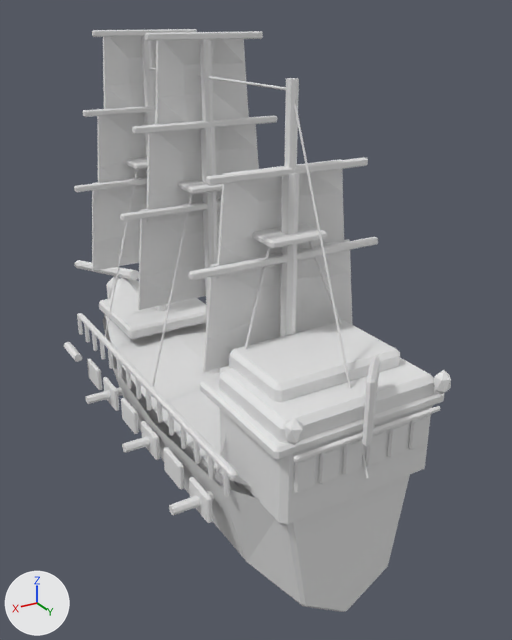
The Blender file ArtSource/Models/Blender/ShipsV03/player_tier_5_v03.blend, before and after one commit.
The view is the same before and after, from a camera (50 mm lens) standing at (2.25, 4.39, 3.06) and looking at (-0.48, -0.18, 0.78). Every picture has the same lights, and +X, +Y and +Z are marked at lower left. The picture after the commit comes second.

In view in the first picture: 'Bowsprit_Main', 'Sail_1_1', 'Sail_1_3', 'Sail_2_1', 'Sail_2_2', 'Sail_2_3', 'Sail_3_1', 'Sail_3_2', 'Stern_Gallery_Window_1', 'Stern_Gallery_Window_2', 'Stern_Gallery_Window_3', 'Stern_Gallery_Window_4', 'Stern_Gallery_Window_5', 'Stern_Gallery_Window_6', 'Stern_GreatCabin', 'Stern_Lantern_-1', 'Stern_Lantern_1', 'Stern_Quarterdeck', 'Tier_5_Lofted_Deck', 'Tier_5_Lofted_Hull', 'Upper_Stern_Castle' and 55 more.
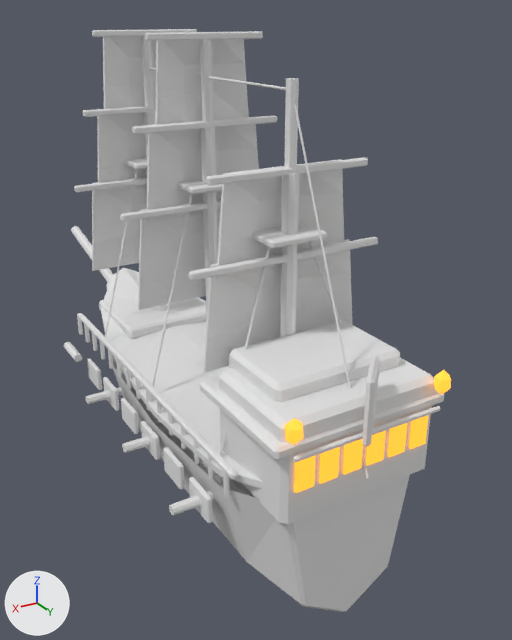
Location of each change, (x1, y1, x2, y2) in pixels of the pictures (512 x 640 px):
'Tier_5_Lofted_Deck', reshaped (9% wider): before (105, 278, 252, 487); after (101, 268, 262, 488)
'Bowsprit_Main', turned: before (75, 260, 139, 280); after (71, 226, 114, 282)
'Stern_Gallery_Window_1', recoloured, surface changed: (294, 456, 315, 493) in both
'Stern_Gallery_Window_2', recoloured, surface changed: (319, 447, 340, 484) in both
'Stern_Gallery_Window_3', recoloured, surface changed: (343, 439, 363, 475) in both
'Stern_Gallery_Window_5', recoloured, surface changed: (388, 423, 407, 457) in both
'Stern_Gallery_Window_4', recoloured, surface changed: (366, 431, 386, 466) in both
'Stern_Gallery_Window_6', recoloured, surface changed: (409, 415, 428, 449) in both
'Stern_Lantern_-1', recoloured, surface changed: (285, 418, 304, 445) in both
'Stern_Lantern_1', recoloured, surface changed: (434, 370, 451, 394) in both

What the commit changed:
Material 'GlassGlow_v03' (mat_glassglow_v03) changes colour from white #e7e7e7 to orange #ffa02c; in linear values from (0.8, 0.8, 0.8) to (1.0, 0.35, 0.025).
In material 'GlassGlow_v03' (mat_glassglow_v03), emission_color is now set to (1.0, 0.35, 0.025), orange #ffa02c.
In material 'GlassGlow_v03' (mat_glassglow_v03), emission_strength is now set to 1.4.
me_tier_5_lofted_hull_deckmesh is used by ob_tier_5_lofted_deck; location (0.0, 0.0, 0.0); rotation (0.0, 0.0, 3.142), in degrees (0, 0, 180).
me_tier_5_lofted_hull_deckmesh had 18 vertices, 10 faces and spanned x -0.61..0.61, y -1.75..1.86, z 0.46..0.73.
me_tier_5_lofted_hull_deckmesh now has 36 vertices, 34 faces and spans x -0.66..0.66, y -1.75..1.86, z 0.5..0.82.
me_tier_5_lofted_hull_deckmesh part 1: the whole mesh is rebuilt.
Object 'Bowsprit_Main' (ob_bowsprit_main) turns from (77, 0, 180) to (-77, 0, 180) degrees about x, y and z.
